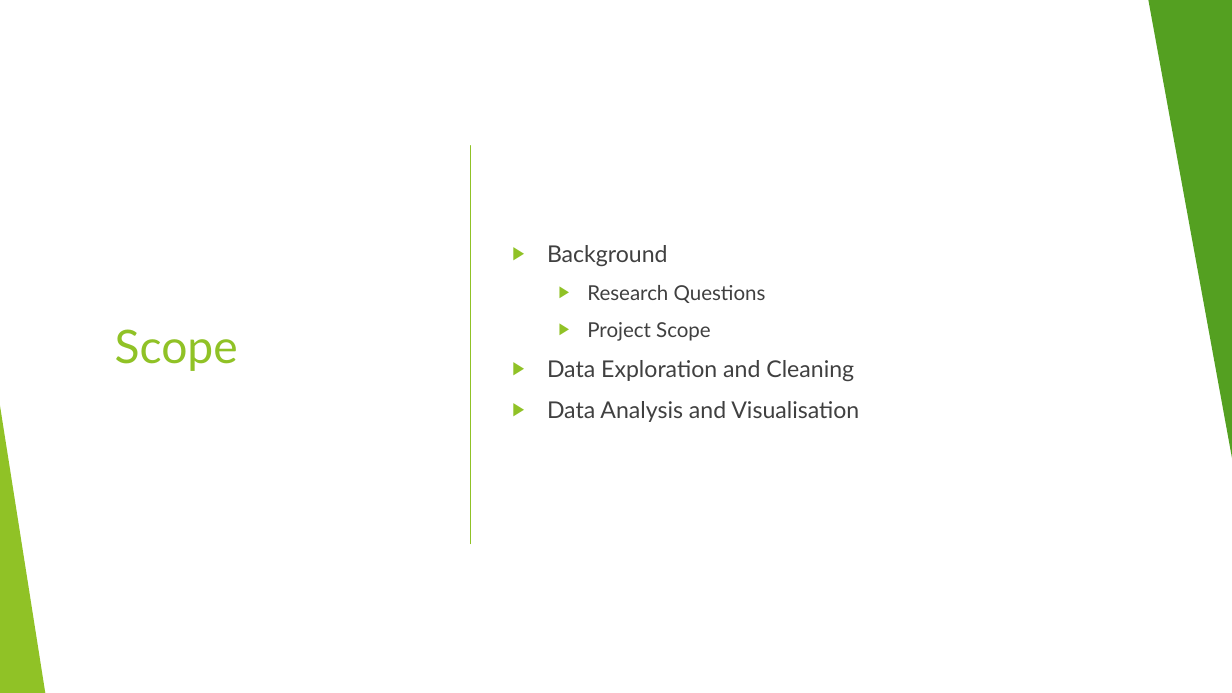
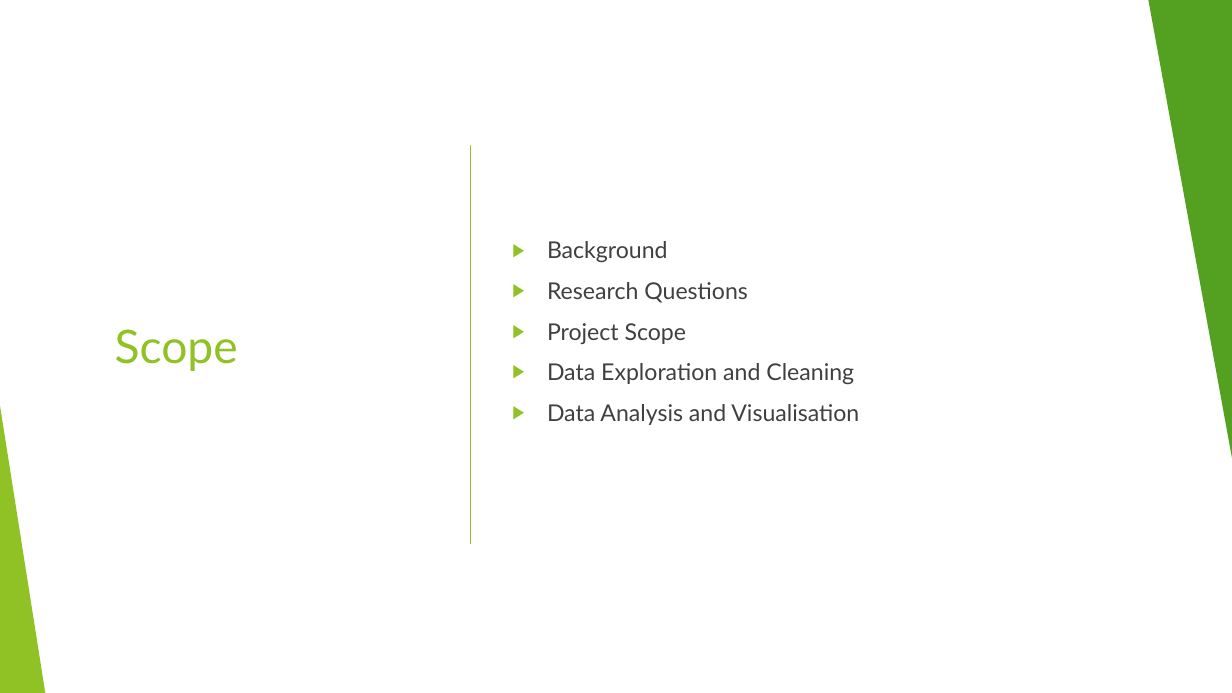
Before and after one commit to alyssahondrade/Project1, a slide deck: slide 2 of Slide Deck.pptx. Drawn at 1232x693 pixels with LibreOffice and Linux fonts; fonts in the diff are those of the drawing. Boxes give left, top, right and bottom in pixels: in the first picture for what was removed or moved away, otherwise in the second. Text is boxed around its words. In the diff, an @@ line names an element or a change of style, - is before the commit and + after.

```diff
--- a/Slide Deck.pptx
+++ b/Slide Deck.pptx
@@ text at bbox=[547, 282, 748, 344]: size 16 to 18 pt in "Research Questions", "Project Scope"; list level 2 to 1 in "Research Questions"; list level 2 to 1 in "Project Scope" @@
```
Also in this commit, not shown: 9 other files.
